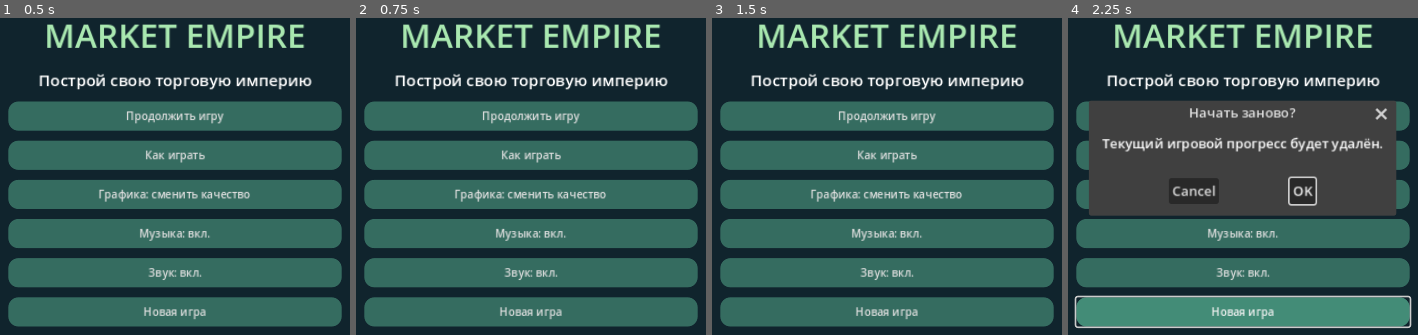
Above: before the commit, frames 1-4 (left to right).
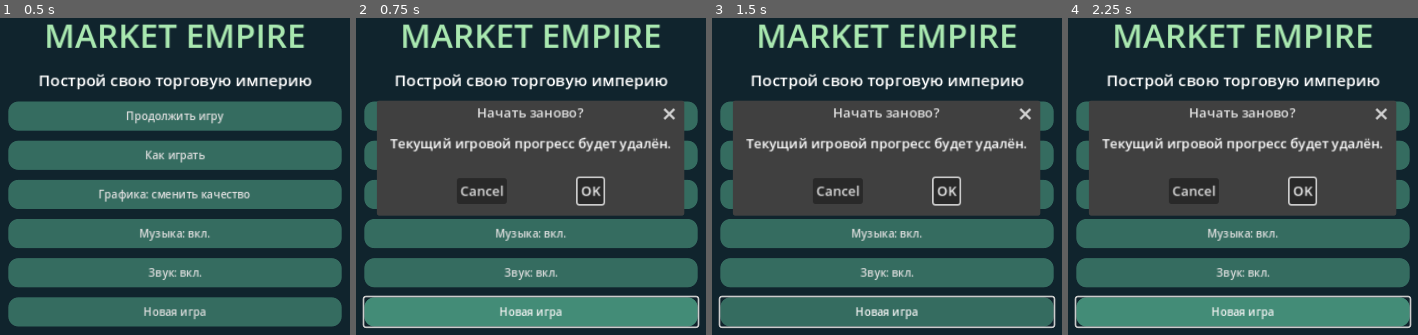
Above: after the commit, the same moments.

Repository: Denis-create-boop/mobile_game
Game: Godot game, scene res://main.tscn
Same seed, same stepped clock (60 frames per second), same inputs: the game is played once before the commit and once after it.
Inputs (mouse positions are in pixels of both pictures, inside the frame that each line leads up to):
- Up to frame 1 (0.5 s): no input
- Up to frame 2 (0.75 s): click "Сохранить" (after the commit: "Сохр.") at 0.5 s
- Up to frame 3 (1.5 s): click (outside the picture) at 1.25 s, where only the run after the commit has a clickable "Панель"
- Up to frame 4 (2.25 s): click (1236, 322) at 2 s, where only the run after the commit has a clickable "Влево"

Frame 1 is identical in both runs. In frame 2, 41% of the frame differs, in the area x 1-99%, y 26-98%; in frame 3, 33%; in frame 4, nothing differs.

Commit message:
Integrate CC0 market, food and animated character asset packs with procedural fallback

Diff:
--- /dev/null
+++ b/asset_library.gd
@@ -0,0 +1,56 @@
+extends RefCounted
+var catalog: Dictionary = {}
+var cache: Dictionary = {}
+func _init():
+	if FileAccess.file_exists("res://assets/kenney/catalog.json"):
+		var data=JSON.parse_string(FileAccess.get_file_as_string("res://assets/kenney/catalog.json"))
+		if data is Dictionary:
+			catalog=data
+
+func pick(pack: String, names: Array) -> String:
+	var entries: Dictionary=catalog.get(pack,{})
+	for name in names:
+		if entries.has(name):
+			return entries[name]
+	for name in names:
+		for key in entries:
+			if String(key).begins_with(name):
+				return entries[key]
+	return ""
+
+func spawn(pack: String, names: Array, parent: Node3D, pos: Vector3, target: Vector3) -> Node3D:
+	var path=pick(pack,names)
+	if path.is_empty() or not ResourceLoader.exists(path):
+		return null
+	if not cache.has(path):
+		cache[path]=load(path)
+	var scene=cache[path]
+	if not scene is PackedScene:
+		return null
+	var holder=Node3D.new()
+	parent.add_child(holder)
+	holder.position=pos
+	var model=scene.instantiate() as Node3D
+	if model==null:
+		holder.queue_free()
+		return null
+	holder.add_child(model)
+	var bounds=AABB()
+	var found=false
+	for child in model.find_children("*","MeshInstance3D",true,false):
+		var m=child as MeshInstance3D
+		var local=holder.global_transform.affine_inverse()*m.global_transform
+		var a=local*m.get_aabb()
+		bounds=bounds.merge(a) if found else a
+		found=true
+	if not found or bounds.size.length()<0.001:
+		holder.queue_free()
+		return null
+	var ratio=minf(target.x/maxf(bounds.size.x,0.001),minf(target.y/maxf(bounds.size.y,0.001),target.z/maxf(bounds.size.z,0.001)))
+	model.scale*=ratio
+	model.position-=Vector3(bounds.get_center().x,bounds.position.y,bounds.get_center().z)*ratio
+	return holder
+
+func food(kind: int,parent: Node3D,pos: Vector3) -> Node3D:
+	var names=[["bread","baguette","loaf"],["milk","carton"],["apple"],["cheese"],["juice","bottle"],["coffee","coffeecup"],["chocolate"],["carrot","broccoli","lettuce"],["yogurt","milk"],["tea","teacup"],["pasta","spaghetti"],["icecream"]]
+	return spawn("food",names[kind],parent,pos,Vector3(0.47,0.48,0.46))
--- a/main.gd
+++ b/main.gd
@@ -69,6 +69,8 @@
 var hint: Label
 var shop_rows: Array[Button] = []
 var show_locked: bool = false
+var management_panel: PanelContainer
+var management_toggle: Button
 var filter_button: Button
 var stock_status: Label
 var music: AudioStreamPlayer
@@ -156,6 +158,7 @@
 	world.add_child(visual)
 	visual.set_anchors_and_offsets_preset(Control.PRESET_FULL_RECT)
 	var panel = PanelContainer.new()
+	management_panel=panel
 	panel.custom_minimum_size.x = 318
 	panel.add_theme_stylebox_override("panel", style(Color("#203038")))
 	row.add_child(panel)
@@ -205,11 +208,12 @@
 	root.add_child(toolbar)
 	open_button = button(toolbar, "", toggle_shop)
 	button(toolbar, "Меню", show_menu)
-	button(toolbar, "Сохранить", save_game)
+	management_toggle=button(toolbar,"Панель",toggle_management)
+	button(toolbar, "Сохр.", save_game)
 	button(toolbar, "−", func(): visual.zoom(1.15))
 	button(toolbar, "+", func(): visual.zoom(0.87))
-	button(toolbar, "↶", func(): visual.rotate_view(-1))
-	button(toolbar, "↷", func(): visual.rotate_view(1))
+	button(toolbar, "Влево", func(): visual.rotate_view(-1))
+	button(toolbar, "Вправо", func(): visual.rotate_view(1))
 	button(toolbar, "Обзор", func(): visual.overview())
 	button(toolbar, "Сброс", func(): visual.reset_view())
 	hint = label(root, "", 16)
@@ -924,3 +928,7 @@
 	music.stream=wav
 	if music_enabled:
 		music.play()
+
+func toggle_management():
+	management_panel.visible=not management_panel.visible
+	management_toggle.text="Панель" if management_panel.visible else "Управление"
--- a/store_visual.gd
+++ b/store_visual.gd
@@ -1,6 +1,8 @@
 extends SubViewportContainer
 
 var game
+var asset_library=preload("res://asset_library.gd").new()
+var character_serial: int=0
 var viewport: SubViewport
 var stage: Node3D
 var camera: Camera3D
@@ -68,8 +70,8 @@
 	scene_light=light
 	light.shadow_enabled = true
 	light.directional_shadow_max_distance=30.0
-	light.shadow_bias=0.12
-	light.shadow_normal_bias=0.35
+	light.shadow_bias=0.25
+	light.shadow_normal_bias=1.0
 	stage.add_child(light)
 	camera = Camera3D.new()
 	camera.projection = Camera3D.PROJECTION_ORTHOGONAL
@@ -257,7 +259,9 @@
 			var item = Node3D.new()
 			shelf.add_child(item)
 			item.position = Vector3(-0.88+(j%4)*0.58,0.29+floori(j/4.0)*0.61,0.07)
-			if i==0:
+			if asset_library.food(i,item,Vector3.ZERO)!=null:
+				pass
+			elif i==0:
 				ball(item,Vector3(0,0.15,0),Vector3(0.42,0.3,0.55),Color("#c88a43"))
 				for k in range(3):
 					var mark = box(item,Vector3(-0.12+k*0.12,0.29,0),Vector3(0.04,0.015,0.21),Color("#f3cc87"))
@@ -295,10 +299,11 @@
 		var counter = Node3D.new()
 		stage.add_child(counter)
 		counter.position = game.counter(i)
-		box(counter,Vector3(0,0.48,0),Vector3(2.2,0.96,0.8),mint)
-		box(counter,Vector3(0,1.0,0),Vector3(2.3,0.13,0.85),cream)
-		box(counter,Vector3(-0.3,1.09,0),Vector3(1.2,0.07,0.6),Color("#39484b"))
-		box(counter,Vector3(0.7,1.27,0),Vector3(0.45,0.35,0.12),Color("#263b42"))
+		if asset_library.spawn("market",["checkout","cashregister","counter"],counter,Vector3.ZERO,Vector3(2.3,1.3,0.85))==null:
+			box(counter,Vector3(0,0.48,0),Vector3(2.2,0.96,0.8),mint)
+			box(counter,Vector3(0,1.0,0),Vector3(2.3,0.13,0.85),cream)
+			box(counter,Vector3(-0.3,1.09,0),Vector3(1.2,0.07,0.6),Color("#39484b"))
+			box(counter,Vector3(0.7,1.27,0),Vector3(0.45,0.35,0.12),Color("#263b42"))
 		sign_text(counter,Vector3(0,0.55,0.43),"КАССА "+str(i+1),Color.WHITE,0.005)
 		counters.append(counter)
 		counter.visible = i<game.workers
@@ -419,8 +424,10 @@
 		box(rack,Vector3(0,yy,0),Vector3(2.25,0.09,0.9),cream)
 		for j in range(4):
 			var p=Vector3(-0.79+j*0.52,yy+0.18,0.04)
-			var item: MeshInstance3D
-			if kind==1:
+			var item: Node3D=asset_library.food(kind,rack,p-Vector3(0,0.16,0))
+			if item!=null:
+				pass
+			elif kind==1:
 				item=box(rack,p,Vector3(0.29,0.32,0.27),Color("#a5d4ea"))
 			elif kind==0:
 				item=ball(rack,p,Vector3(0.4,0.26,0.46),Color("#d39b54"))
@@ -442,6 +449,20 @@
 	var p = Node3D.new()
 	stage.add_child(p)
 	p.scale=Vector3(1.18,1.18,1.18)
+	var names: Array=[]
+	var entries: Dictionary=asset_library.catalog.get("people",{})
+	for key in entries:
+		if not String(key).contains("wheelchair"):
+			names.append(key)
+	if not names.is_empty():
+		var model=asset_library.spawn("people",[names[character_serial%names.size()]],p,Vector3.ZERO,Vector3(0.70,1.46,0.66))
+		character_serial+=1
+		if model!=null:
+			p.set_meta("model",model)
+			var animations=model.find_children("*","AnimationPlayer",true,false)
+			if not animations.is_empty():
+				p.set_meta("animation",animations[0])
+			return p
 	var skin = Color("#eac1a2")
 	var pants = Color("#364d60")
 	var left = Node3D.new()
@@ -479,13 +500,20 @@
 
 func actor(p: Node3D, target: Vector3, carrying: bool, dt: float):
 	var direction=target-p.position
-	if direction.length()>0.001:
+	var walking=direction.length()>0.001
+	if walking:
 		p.rotation.y=atan2(direction.x,direction.z)
-		p.get_meta("left").rotation.x=sin(tick*12)*0.5
-		p.get_meta("right").rotation.x=-sin(tick*12)*0.5
-	else:
-		p.get_meta("left").rotation.x=0
-		p.get_meta("right").rotation.x=0
+	if p.has_meta("left"):
+		p.get_meta("left").rotation.x=sin(tick*12)*0.5 if walking else 0
+		p.get_meta("right").rotation.x=-sin(tick*12)*0.5 if walking else 0
+	elif p.has_meta("animation"):
+		var player: AnimationPlayer=p.get_meta("animation")
+		var wanted="walk" if walking else "idle"
+		for animation in player.get_animation_list():
+			if String(animation).to_lower().contains(wanted):
+				if player.current_animation!=animation or not player.is_playing():
+					player.play(animation)
+				break
 	p.position=target
 	p.get_meta("carry").visible=carrying
 
@@ -645,7 +673,7 @@
  float edge=min(min(uv.x,1.0-uv.x),min(uv.y,1.0-uv.y));
  float grout=smoothstep(0.012,0.028,edge);
  float variation=fract(sin(dot(cell,vec2(12.9898,78.233)))*43758.5453);
- float grain=sin(coord.x*155.0+sin(coord.y*52.0))*0.012;
+ float grain=0.0;
  vec3 tile_color=tint*(0.92+variation*0.10+grain);
  ALBEDO=mix(tint*0.60,tile_color,grout);
  ROUGHNESS=0.86;
Not shown, changed: export_presets.cfg
